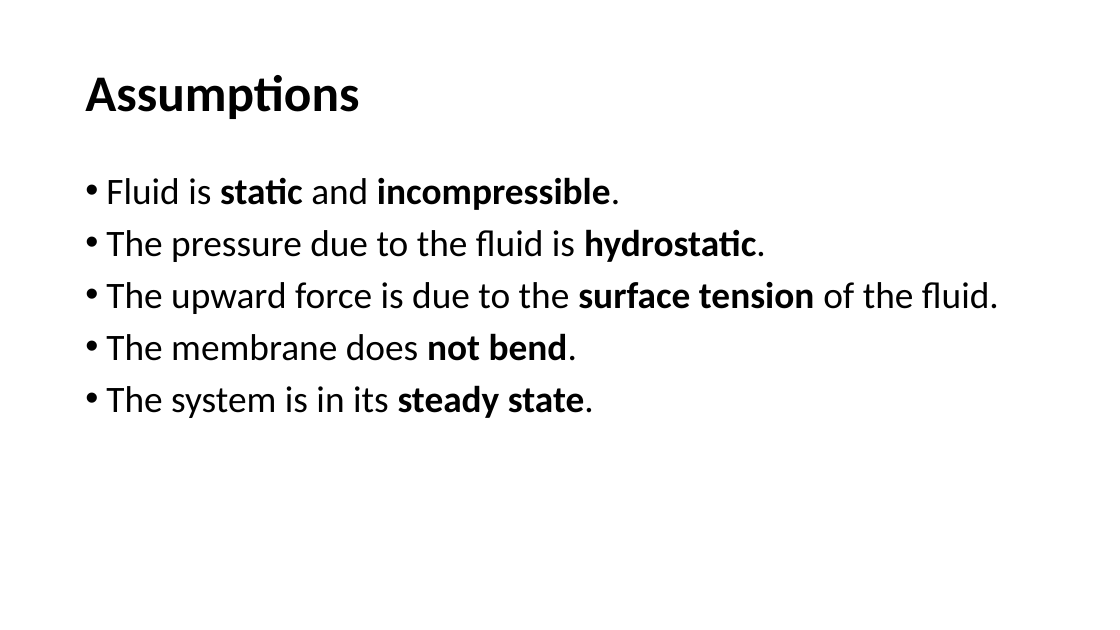
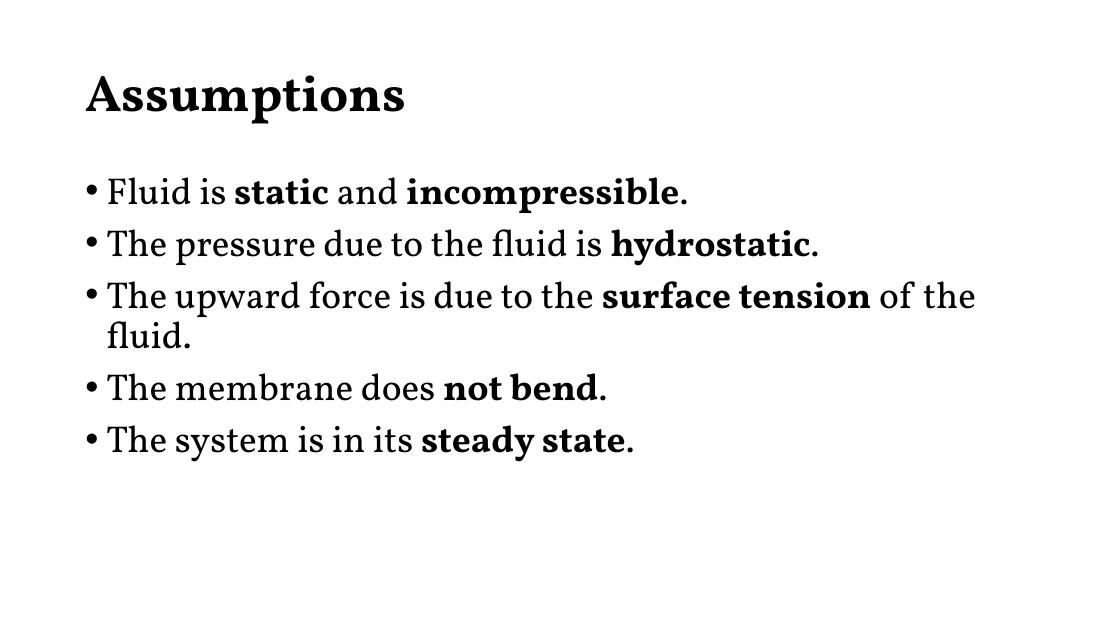
Before and after one commit to OGBond/Modelling1, a slide deck: slide 4 of Presentation/Pres.pptx. Drawn at 1120x630 pixels with LibreOffice and Linux fonts; fonts in the diff are those of the drawing. Boxes give left, top, right and bottom in pixels: in the first picture for what was removed or moved away, otherwise in the second. Text is boxed around its words. In the diff, an @@ line names an element or a change of style, - is before the commit and + after.

```diff
--- a/Presentation/Pres.pptx
+++ b/Presentation/Pres.pptx
@@ title "Assumptions" at [85, 75, 406, 124]: font Calibri to Vollkorn @@
@@ text "Fluid is static and incompressible." at [106, 177, 976, 462]: font Calibri to Vollkorn @@
```
Also in this commit, not shown: 6 other slides changed, 2 slides added, 2 slides removed.
